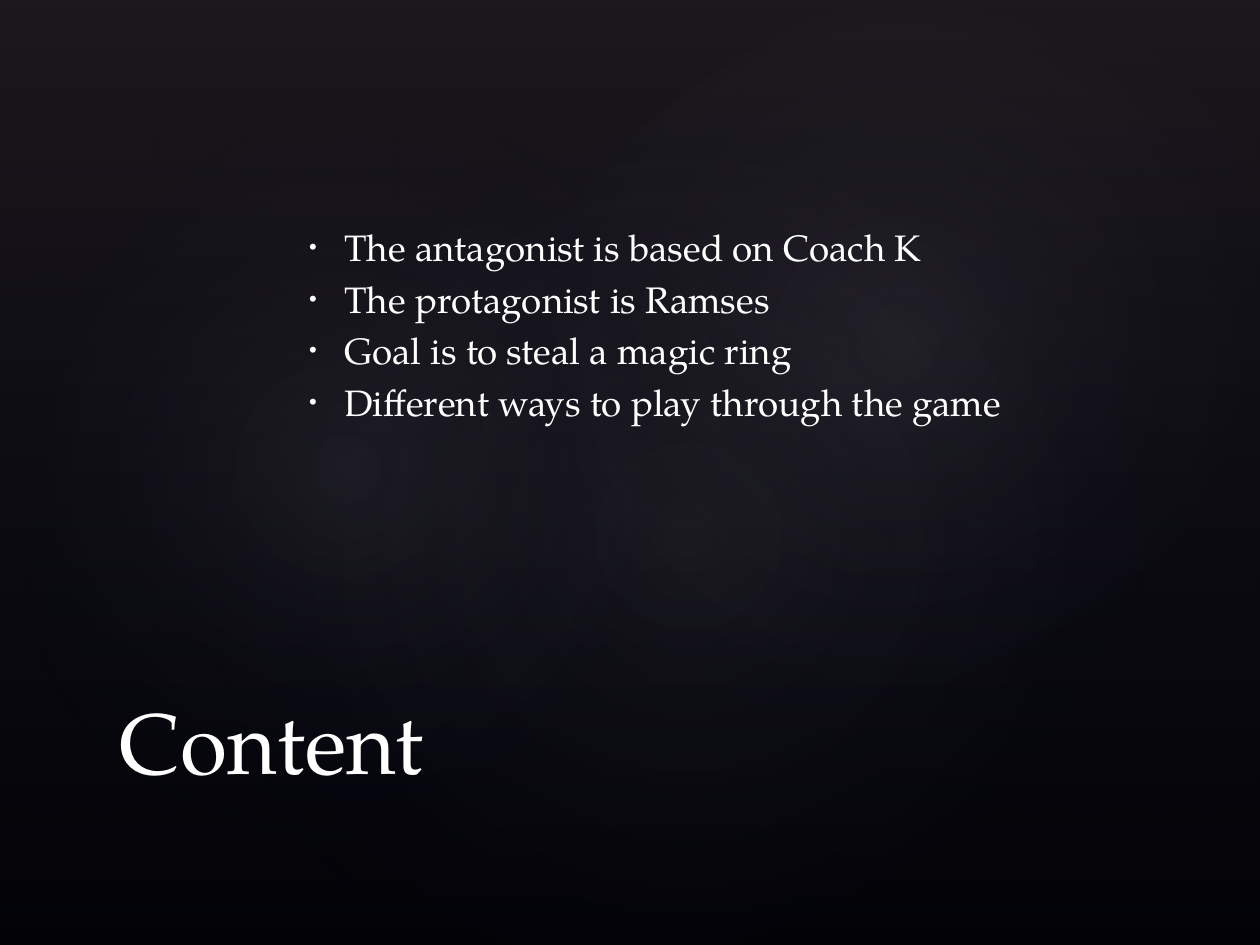
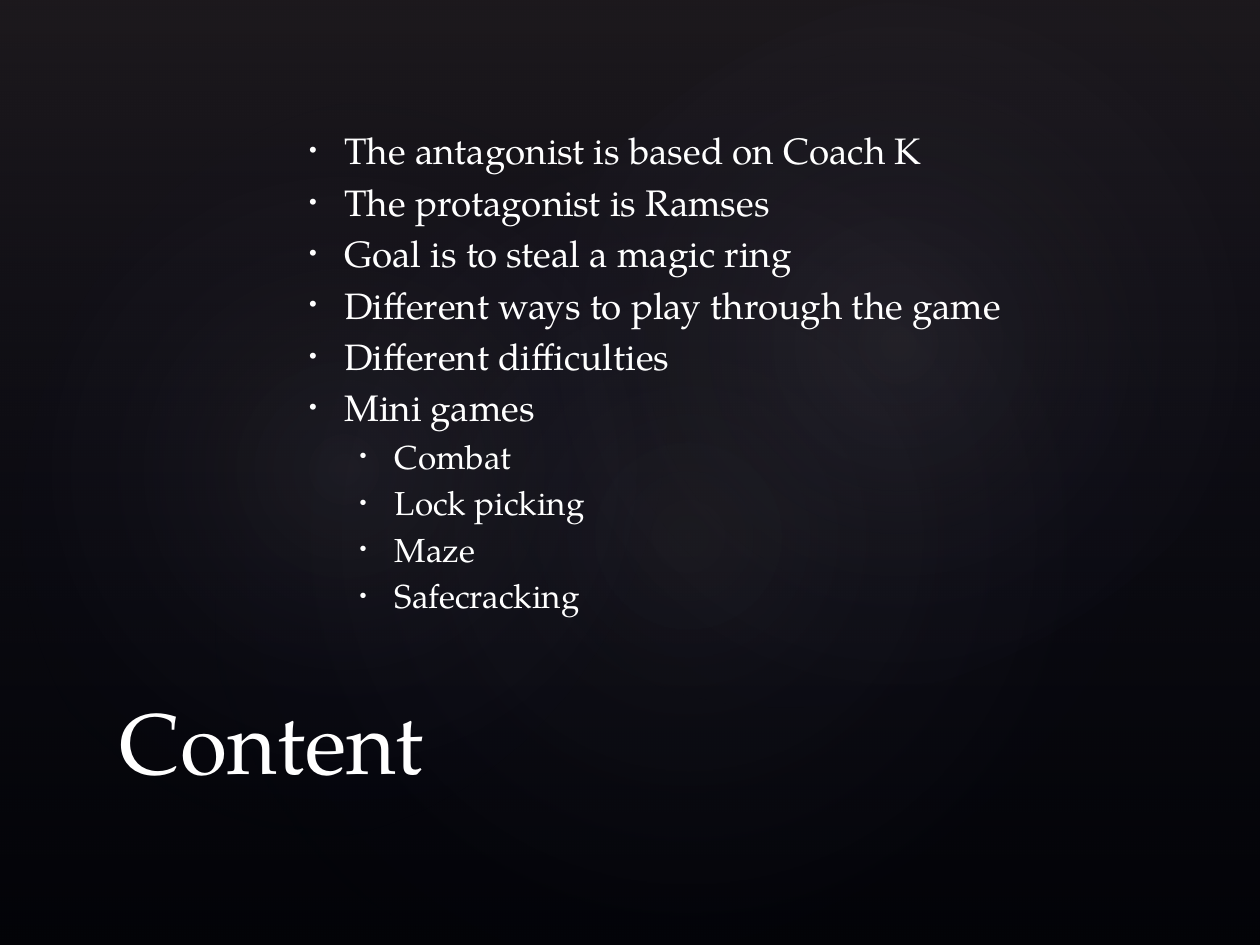
Before and after one commit to richardallred/523RPG, a slide deck: slide 5 of demo.pptx. Drawn at 1260x945 pixels with LibreOffice and Linux fonts; fonts in the diff are those of the drawing; background and template pictures are left out. Boxes give left, top, right and bottom in pixels: in the first picture for what was removed or moved away, otherwise in the second. Text is boxed around its words. In the diff, an @@ line names an element or a change of style, - is before the commit and + after.

```diff
--- a/demo.pptx
+++ b/demo.pptx
@@ text at <box>344,343,669,618</box>: paragraphs added @@
+• Different difficulties
+• Mini games
+  • Combat
+  • Lock picking
+  • Maze
+  • Safecracking
```
Also in this commit, not shown: 2 other slides changed, 1 slide removed.
